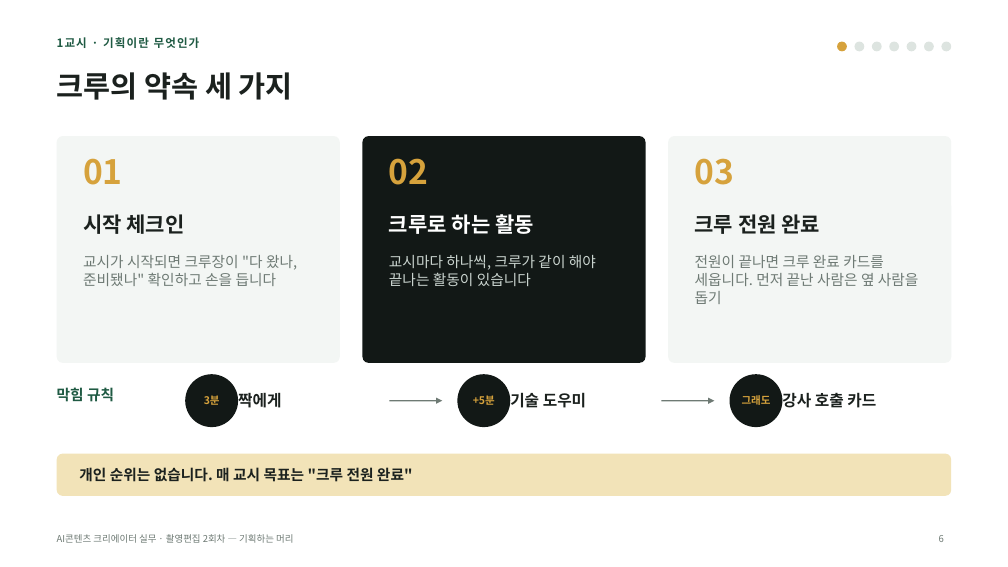
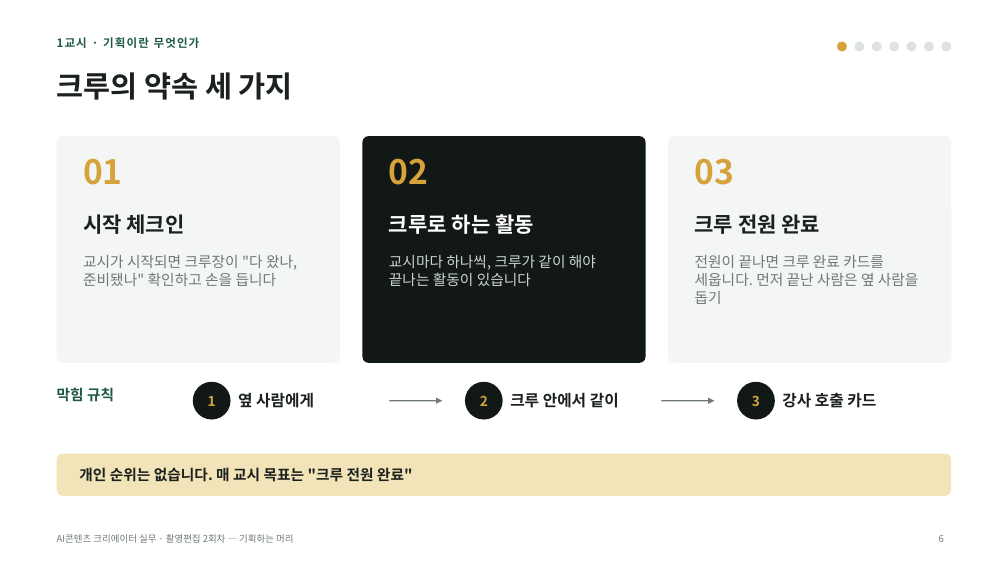
Before and after one commit to yujida/MARUBIT, a slide deck: slide 6 of lectures/02/2회차_기획하는머리_슬라이드.pptx. Drawn at 1008x567 pixels with LibreOffice and Linux fonts; fonts in the diff are those of the drawing. Boxes give left, top, right and bottom in pixels: in the first picture for what was removed or moved away, otherwise in the second. Text is boxed around its words. In the diff, an @@ line names an element or a change of style, - is before the commit and + after.

```diff
--- a/lectures/02/2회차_기획하는머리_슬라이드.pptx
+++ b/lectures/02/2회차_기획하는머리_슬라이드.pptx
@@ ellipse resized from (x1=185, y1=374, x2=238, y2=427) to (x1=193, y1=382, x2=231, y2=420) @@
@@ ellipse resized from (x1=457, y1=374, x2=510, y2=427) to (x1=465, y1=382, x2=503, y2=420) @@
@@ ellipse resized from (x1=730, y1=374, x2=783, y2=427) to (x1=737, y1=382, x2=775, y2=420) @@
@@ text at (x1=208, y1=396, x2=216, y2=406): text changed; size 10 to 13 pt @@
-3분
+1
@@ text at (x1=238, y1=392, x2=314, y2=408): text changed @@
-짝에게
+옆 사람에게
@@ text at (x1=480, y1=395, x2=488, y2=406): text changed; size 10 to 13 pt @@
-+5분
+2
@@ text at (x1=510, y1=392, x2=619, y2=408): text changed @@
-기술 도우미
+크루 안에서 같이
@@ text at (x1=752, y1=395, x2=760, y2=406): text changed; size 10 to 13 pt @@
-그래도
+3
```
Also in this commit, not shown: 21 other slides changed, 2 slides added, 16 other files.
